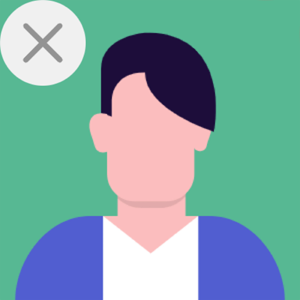
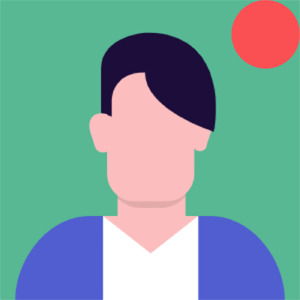
Revision of a layered 300px x 300px image; what changed, layer by layer:
hid "图层 2" over (0, 0, 300, 300)
